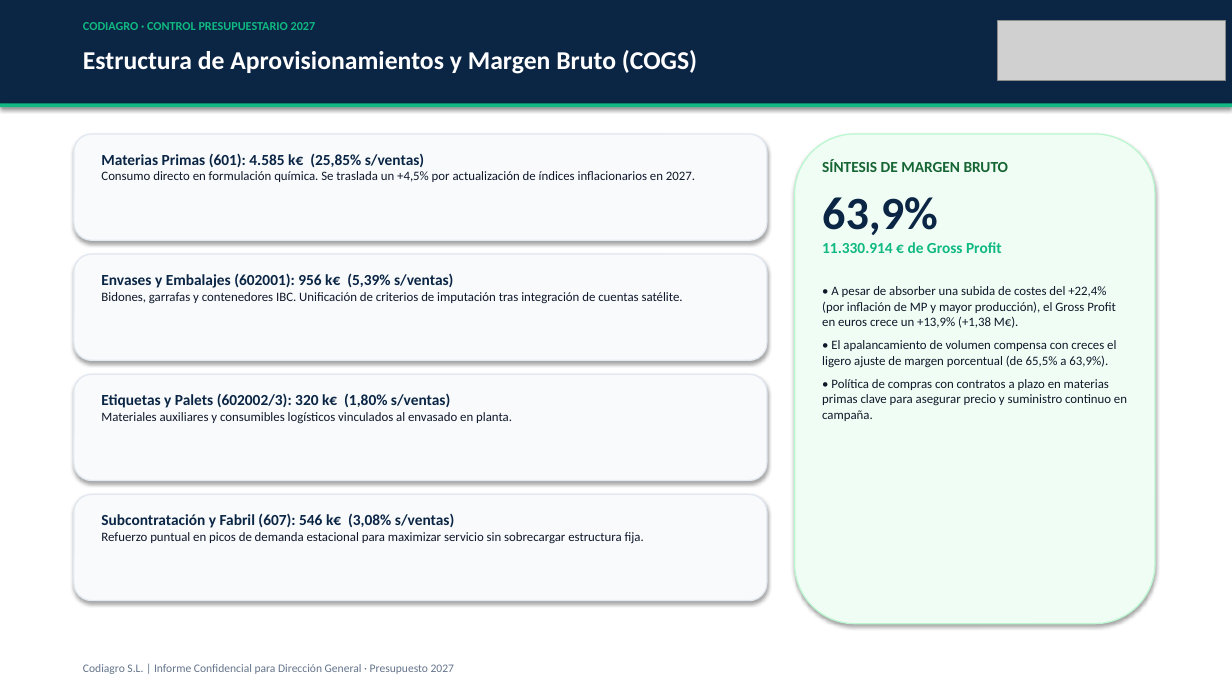
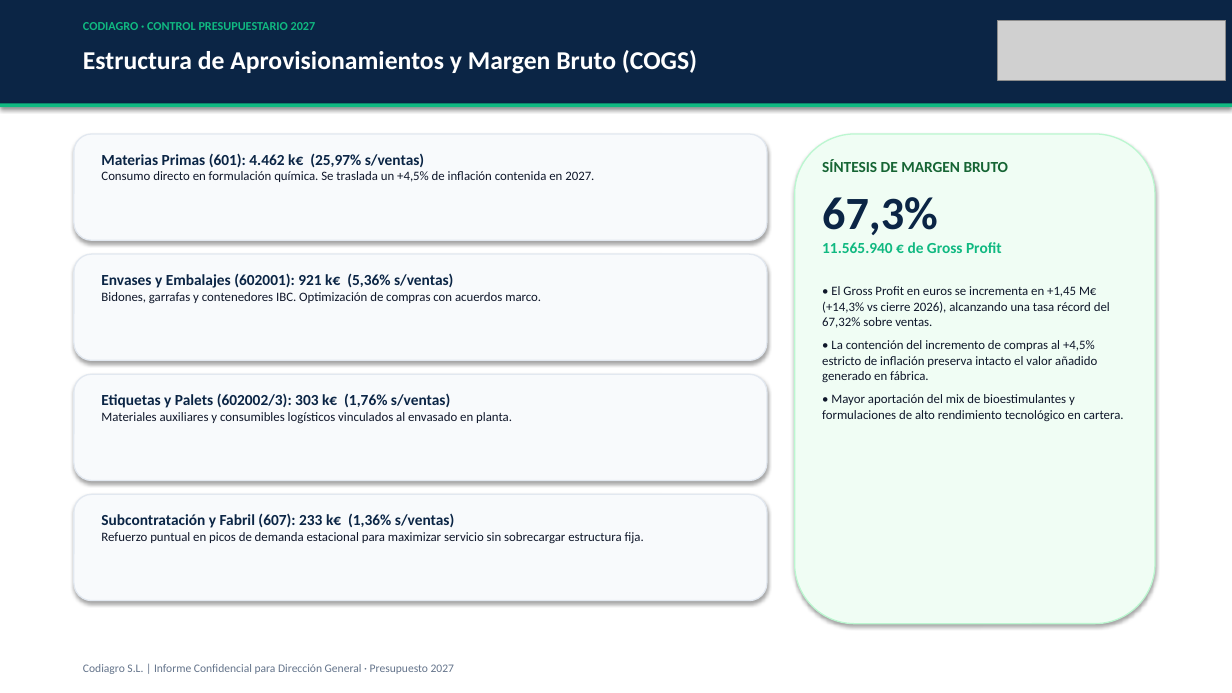
Before and after one commit to codiagrooscar/dashboard-presupuesto-2026, a slide deck: slide 5 of Presentacion_Presupuesto_2027_Codiagro.pptx. Drawn at 1232x693 pixels with LibreOffice and Linux fonts; fonts in the diff are those of the drawing; grey boxes stand for pictures. Boxes give left, top, right and bottom in pixels: in the first picture for what was removed or moved away, otherwise in the second. Text is boxed around its words. In the diff, an @@ line names an element or a change of style, - is before the commit and + after.

```diff
--- a/Presentacion_Presupuesto_2027_Codiagro.pptx
+++ b/Presentacion_Presupuesto_2027_Codiagro.pptx
@@ text at [101, 153, 594, 182]: text changed @@
-Materias Primas (601): 4.585 k€ (25,85% s/ventas)
-Consumo directo en formulación química. Se traslada un +4,5% por actualización de índices inflacionarios en 2027.
+Materias Primas (601): 4.462 k€ (25,97% s/ventas)
+Consumo directo en formulación química. Se traslada un +4,5% de inflación contenida en 2027.
@@ text at [822, 197, 1124, 421]: text changed @@
-63,9%
-11.330.914 € de Gross Profit
-• A pesar de absorber una subida de costes del +22,4% (por inflación de MP y mayor producción), el Gross Profit en euros crece un +13,9% (+1,38 M€).
-• El apalancamiento de volumen compensa con creces el ligero ajuste de margen porcentual (de 65,5% a 63,9%).
-• Política de compras con contratos a plazo en materias primas clave para asegurar precio y suministro continuo en campaña.
+67,3%
+11.565.940 € de Gross Profit
+• El Gross Profit en euros se incrementa en +1,45 M€ (+14,3% vs cierre 2026), alcanzando una tasa récord del 67,32% sobre ventas.
+• La contención del incremento de compras al +4,5% estricto de inflación preserva intacto el valor añadido generado en fábrica.
+• Mayor aportación del mix de bioestimulantes y formulaciones de alto rendimiento tecnológico en cartera.
@@ text at [101, 273, 541, 303]: text changed @@
-Envases y Embalajes (602001): 956 k€ (5,39% s/ventas)
-Bidones, garrafas y contenedores IBC. Unificación de criterios de imputación tras integración de cuentas satélite.
+Envases y Embalajes (602001): 921 k€ (5,36% s/ventas)
+Bidones, garrafas y contenedores IBC. Optimización de compras con acuerdos marco.
@@ text at [101, 394, 450, 408]: text changed @@
-Etiquetas y Palets (602002/3): 320 k€ (1,80% s/ventas)
+Etiquetas y Palets (602002/3): 303 k€ (1,76% s/ventas)
@@ text at [101, 513, 454, 528]: text changed @@
-Subcontratación y Fabril (607): 546 k€ (3,08% s/ventas)
+Subcontratación y Fabril (607): 233 k€ (1,36% s/ventas)
```
Also in this commit, not shown: 9 other slides changed, 30 other files.
